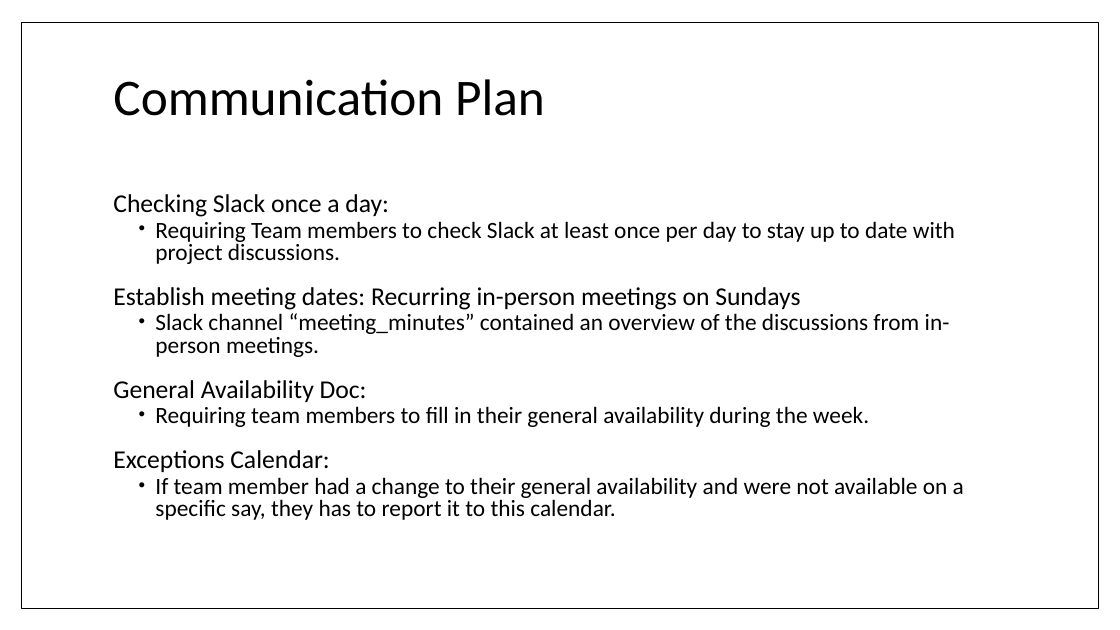
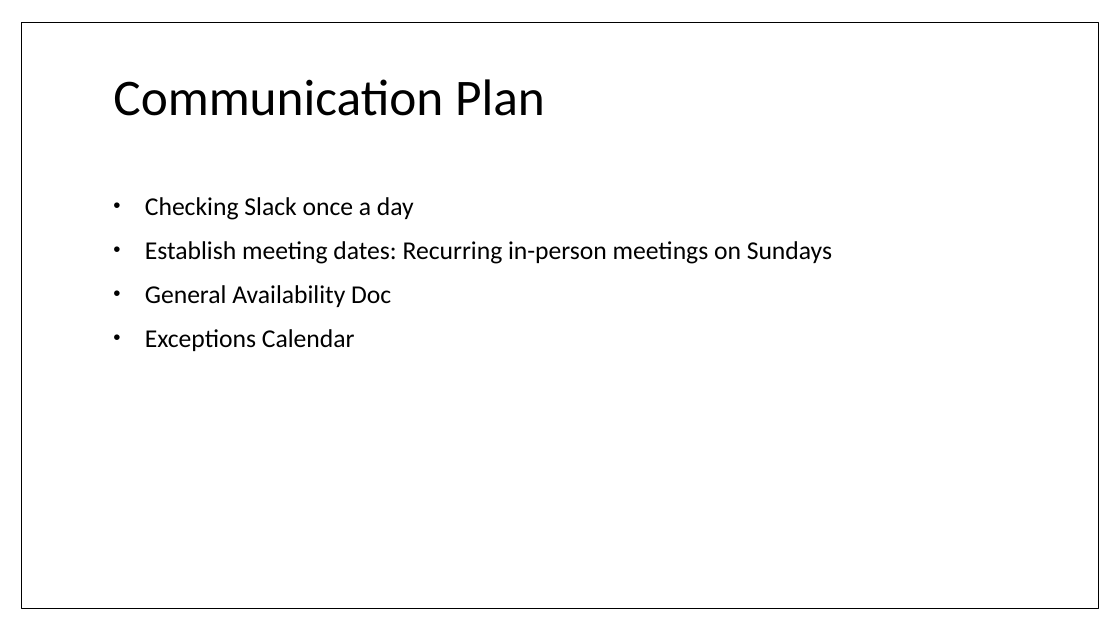
Before and after one commit to umdfeynman/umdfeynman, a slide deck: slide 17 of Work_In_Progress/CS/SPMP_Presentation.pptx. Drawn at 1120x630 pixels with LibreOffice and Linux fonts; fonts in the diff are those of the drawing. Boxes give left, top, right and bottom in pixels: in the first picture for what was removed or moved away, otherwise in the second. Text is boxed around its words. In the diff, an @@ line names an element or a change of style, - is before the commit and + after.

```diff
--- a/Work_In_Progress/CS/SPMP_Presentation.pptx
+++ b/Work_In_Progress/CS/SPMP_Presentation.pptx
@@ text at [145,197,414,220]: text changed; size 20 to 22 pt @@
-Checking Slack once a day:
-  • Requiring Team members to check Slack at least once per day to stay up to date with project discussions.
+• Checking Slack once a day
@@ text at [145,241,832,264]: bullet none to •; line spacing 0.8 to 0.9 @@
@@ text at [145,285,391,351]: text changed; size 20 to 22 pt @@
-  • Slack channel “meeting_minutes” contained an overview of the discussions from in-person meetings.
-General Availability Doc:
-  • Requiring team members to fill in their general availability during the week.
-Exceptions Calendar:
-  • If team member had a change to their general availability and were not available on a specific say, they has to report it to this calendar.
+• General Availability Doc
+• Exceptions Calendar
```
Also in this commit, not shown: 9 other slides changed.
